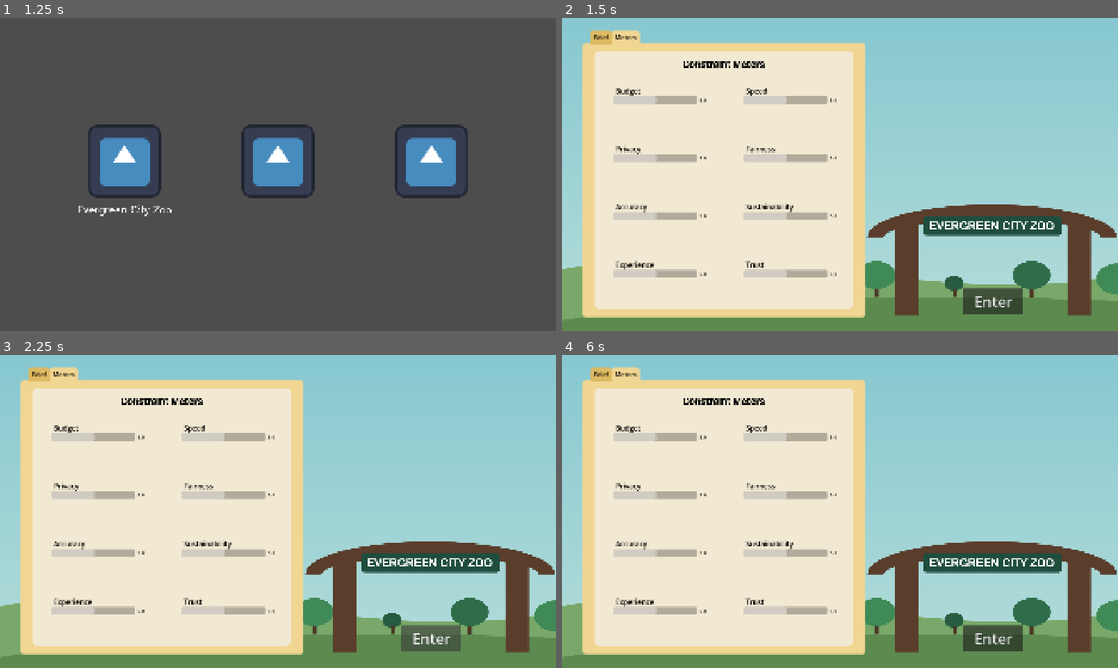
Above: before the commit, frames 1-4 (two rows, left to right).
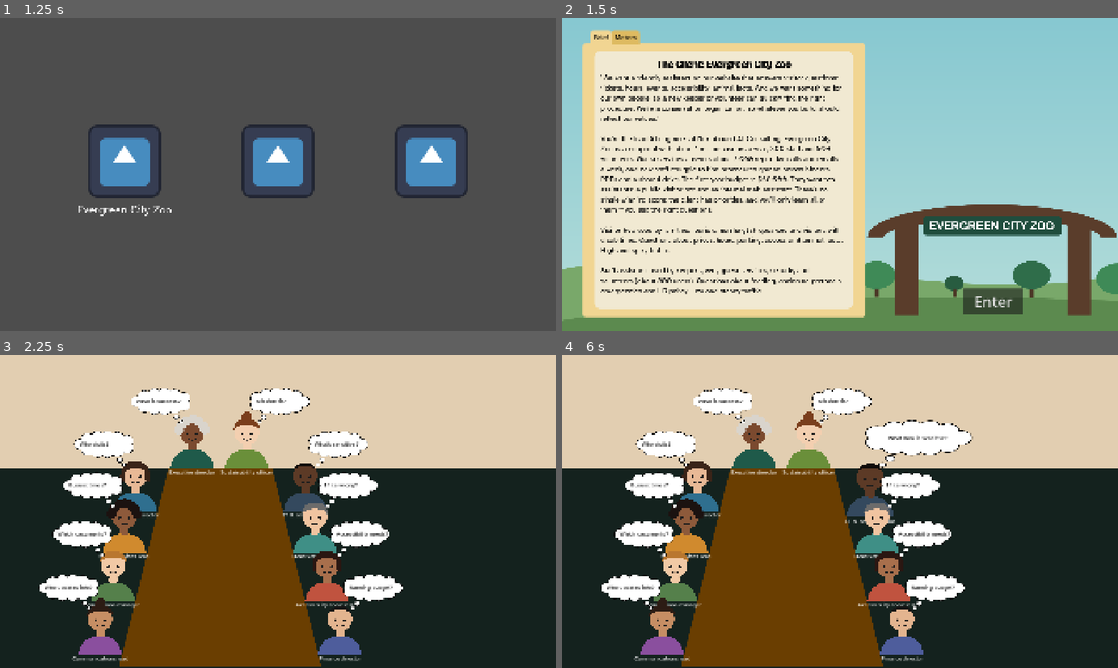
Above: after the commit, the same moments.

Repository: abbyhayd/AiArchitect
Game: Godot game, scene res://scenes/main.tscn
Same seed, same stepped clock (60 frames per second), same inputs: the game is played once before the commit and once after it. The engine's default icon, where the game draws it, is replaced by a stand-in: a white triangle on a blue panel in a dark square.
Inputs (mouse positions are in pixels of both pictures, inside the frame that each line leads up to):
- Up to frame 1 (1.25 s): click "Start" at 0.5 s
- Up to frame 2 (1.5 s): click "Evergreen City Zoo" at 1.25 s
- Up to frame 3 (2.25 s): click "Enter" at 2 s
- Up to frame 4 (6 s): click (995, 639) at 2.75 s, where only the run before the commit has a clickable "Enter"; click (995, 639) at 3.5 s, where only the run before the commit has a clickable "Enter"; tap Enter at 4.25, 5.75 s; move the mouse to (962, 495) at 4.27 s; tap Space at 5 s; move the mouse to (728, 527) at 5.02 s; move the mouse to (895, 442) at 5.77 s

Frame 1 is identical in both runs. In frame 2, 9.0% of the frame differs, in the area x 5-53%, y 3-94%; in frame 3, 99%, in the area x 0-100%, y 0-100%; in frame 4, 99%.

Commit message:
redesigned interview room

Diff:
--- a/data/zoo.json
+++ b/data/zoo.json
@@ -30,7 +30,7 @@
         "id": "q1",
         "name": "Marketing director",
         "role": "Marketing director",
-        "icon": "char_marketing_director",
+        "icon": "zoo_marketing_director",
         "shortQuestion": "Who visits?",
         "question": "Who are your visitors?",
         "answer": "About 30% of our visitors prefer Spanish, Mandarin or Vietnamese.",
@@ -47,7 +47,7 @@
         "id": "q2",
         "name": "Guest services lead",
         "role": "Guest services lead",
-        "icon": "char_guest_services_lead",
+        "icon": "zoo_guest_services_lead",
         "shortQuestion": "Busiest times?",
         "question": "What are your busiest times?",
         "answer": "Summer weekends. Traffic is about 8 times a normal weekday.",
@@ -64,7 +64,7 @@
         "id": "q3",
         "name": "Operations manager",
         "role": "Operations manager",
-        "icon": "char_operations_manager",
+        "icon": "zoo_operations_manager",
         "shortQuestion": "Which documents?",
         "question": "What documents would the assistant use?",
         "answer": "Website FAQs, plus animal-care manuals. Most manuals are scanned PDFs, many 3+ years old.",
@@ -81,7 +81,7 @@
         "id": "q4",
         "name": "Communications lead",
         "role": "Communications lead",
-        "icon": "char_communications_lead",
+        "icon": "zoo_communications_lead",
         "shortQuestion": "Who updates info?",
         "question": "Who keeps information up to date?",
         "answer": "Nobody owns that. Updates happen when someone notices.",
@@ -98,7 +98,7 @@
         "id": "q5",
         "name": "IT & security lead",
         "role": "IT & security lead",
-        "icon": "char_it_and_security_lead",
+        "icon": "zoo_it_and_security_lead",
         "shortQuestion": "What's sensitive?",
         "question": "What data is sensitive?",
         "answer": "Security schedules and HR files sit in the same shared drive as the public FAQs.",
@@ -115,7 +115,7 @@
         "id": "q6",
         "name": "Head veterinarian",
         "role": "Head veterinarian",
-        "icon": "char_head_veterinarian",
+        "icon": "zoo_head_veterinarian",
         "shortQuestion": "If it's wrong?",
         "question": "What happens if the assistant is wrong?",
         "answer": "An outdated feeding or medication protocol could harm an animal.",
@@ -132,7 +132,7 @@
         "id": "q7",
         "name": "Accessibility coordinator",
         "role": "Accessibility coordinator",
-        "icon": "char_accessibility_coordinator",
+        "icon": "zoo_accessibility_coordinator",
         "shortQuestion": "Accessibility needs?",
         "question": "Do you have accessibility requirements?",
         "answer": "Yes. The site must meet WCAG 2.1 AA: screen readers and plain language.",
@@ -149,7 +149,7 @@
         "id": "q8",
         "name": "Finance director",
         "role": "Finance director",
-        "icon": "char_finance_director",
+        "icon": "zoo_finance_director",
         "shortQuestion": "Running budget?",
         "question": "What is your real budget for running costs?",
         "answer": "The board caps ongoing costs at $1,500 a month after launch.",
@@ -166,7 +166,7 @@
         "id": "q9",
         "name": "Executive director",
         "role": "Executive director",
-        "icon": "char_executive_director",
+        "icon": "zoo_executive_director",
         "shortQuestion": "What is success?",
         "question": "How do you measure success?",
         "answer": "Fewer calls to guest services, happy visitors, and staff who actually use it.",
@@ -183,7 +183,7 @@
         "id": "q10",
         "name": "Sustainability officer",
         "role": "Sustainability officer",
-        "icon": "char_sustainability_officer",
+        "icon": "zoo_sustainability_officer",
         "shortQuestion": "Mission fit?",
         "question": "How does this fit your mission?",
         "answer": "We publicly report our carbon footprint. The board will ask about energy use.",
@@ -272,7 +272,7 @@
   ],
   "rooms": [
     {
-      "id": "lobby",
+      "id": "brief",
       "title": "Zoo Visitor Center",
       "kind": "brief",
       "scene": {
--- a/global/global.gd
+++ b/global/global.gd
@@ -2,6 +2,7 @@
 
 var current_scenario_data
 var current_scenario_meters = {}
+var current_stakeholder_amount = 0
 var scenario_paths = {
 	"EvergreenCityZoo" : "res://data/zoo.json"
 }
@@ -11,6 +12,7 @@
 		push_error("Scenario doesn't exist.")
 		return
 	current_scenario_data = load_json_file(scenario_paths[scenario_name])
+	current_stakeholder_amount = len(current_scenario_data["client"]["stakeholders"])
 	load_scenario_meters()
 
 func load_scenario_meters():
--- a/scenarios/evergreen_zoo/evergreen_zoo_scenario.gd
+++ /dev/null
@@ -1 +0,0 @@
-extends Node2D
--- a/scenarios/evergreen_zoo/evergreen_zoo_scenario.tscn
+++ b/scenarios/evergreen_zoo/evergreen_zoo_scenario.tscn
@@ -1,9 +1,7 @@
-[gd_scene format=3 uid="uid://dpeas87fowscy"]
+[gd_scene format=3 uid="uid://cv67sta56j57n"]
 
-[ext_resource type="Script" uid="uid://p06mnf7a7044" path="res://scenarios/evergreen_zoo/evergreen_zoo_scenario.gd" id="1_e5iai"]
 [ext_resource type="PackedScene" uid="uid://bi7cksln3ivsr" path="res://scenarios/evergreen_zoo/zoo_brief.tscn" id="2_qna34"]
 
 [node name="EvergreenZooScenario" type="Node2D" unique_id=87010496]
-script = ExtResource("1_e5iai")
 
 [node name="ZooBrief" parent="." unique_id=1384808575 instance=ExtResource("2_qna34")]
--- a/scenarios/evergreen_zoo/zoo_brief.gd
+++ b/scenarios/evergreen_zoo/zoo_brief.gd
@@ -1,6 +1,5 @@
 extends CanvasLayer
 
-@onready var meter_grid = $TabContainer/Meters/MetersPanel/GridContainer
 @export var meter_scene : PackedScene
 
 func _ready():
@@ -13,4 +12,8 @@
 	for meter in Global.current_scenario_meters:
 		var new_meter = meter_scene.instantiate()
 		new_meter.set_meter(meter, Global.current_scenario_meters[meter]["value"])
-		meter_grid.add_child(new_meter)
+		%MeterGrid.add_child(new_meter)
+
+
+func _on_enter_button_pressed():
+	get_tree().change_scene_to_file("res://scenarios/evergreen_zoo/zoo_interview.tscn")
--- a/scenarios/evergreen_zoo/zoo_brief.tscn
+++ b/scenarios/evergreen_zoo/zoo_brief.tscn
@@ -86,11 +86,10 @@
 theme_override_styles/tab_unselected = SubResource("StyleBoxFlat_ia4vg")
 theme_override_styles/tab_hovered = SubResource("StyleBoxFlat_c2vxt")
 theme_override_styles/tab_selected = SubResource("StyleBoxFlat_eltui")
-current_tab = 1
+current_tab = 0
 metadata/_edit_group_ = true
 
 [node name="Brief" type="CenterContainer" parent="TabContainer" unique_id=1552979803]
-visible = false
 layout_mode = 2
 metadata/_tab_index = 0
 
@@ -132,6 +131,7 @@
 autowrap_mode = 3
 
 [node name="Meters" type="CenterContainer" parent="TabContainer" unique_id=2070781685]
+visible = false
 layout_mode = 2
 metadata/_tab_index = 1
 
@@ -156,7 +156,8 @@
 theme_override_font_sizes/font_size = 35
 text = "Constraint Meters"
 
-[node name="GridContainer" type="GridContainer" parent="TabContainer/Meters/MetersPanel" unique_id=790497877]
+[node name="MeterGrid" type="GridContainer" parent="TabContainer/Meters/MetersPanel" unique_id=790497877]
+unique_name_in_owner = true
 layout_mode = 1
 anchors_preset = 14
 anchor_top = 0.5
@@ -172,10 +173,12 @@
 theme_override_constants/v_separation = 200
 columns = 2
 
-[node name="Button" type="Button" parent="." unique_id=1969876907]
+[node name="EnterButton" type="Button" parent="." unique_id=1969876907]
 offset_left = 1386.0
 offset_top = 933.0
 offset_right = 1594.0
 offset_bottom = 1023.0
 theme_override_font_sizes/font_size = 51
 text = "Enter"
+
+[connection signal="pressed" from="EnterButton" to="." method="_on_enter_button_pressed"]
--- /dev/null
+++ b/scenarios/evergreen_zoo/zoo_interview.gd
@@ -0,0 +1,25 @@
+extends CanvasLayer
+
+@export var stakeholder_scene : PackedScene
+
+func _ready():
+	load_stakeholders()
+
+func load_stakeholders():
+	var index = 0
+	for stakeholder in Global.current_scenario_data["client"]["stakeholders"]:
+		var new_stakeholder = stakeholder_scene.instantiate()
+		var stakeholder_parent = %StakeholderMarkers.get_children()[index]
+		if "Left" in stakeholder_parent.name:
+			new_stakeholder.flipped = true
+
+		new_stakeholder.initalize_stakeholder(
+			"res://scenarios/evergreen_zoo/assets/characters/%s.png" % stakeholder["icon"],
+			stakeholder["role"],
+			stakeholder["shortQuestion"],
+			stakeholder["question"],
+			stakeholder["answer"]
+			)
+		stakeholder_parent.add_child(new_stakeholder)
+		index += 1
+		#%Stakeholders.add_child(new_stakeholder)
--- /dev/null
+++ b/scenarios/evergreen_zoo/zoo_interview.tscn
@@ -0,0 +1,109 @@
+[gd_scene format=3 uid="uid://bx6rvlw3uo4lc"]
+
+[ext_resource type="Script" uid="uid://wsuicq4jhjib" path="res://scenarios/evergreen_zoo/zoo_interview.gd" id="1_gu1ni"]
+[ext_resource type="PackedScene" uid="uid://csyvr6lim4tk6" path="res://scenes/stakeholder.tscn" id="2_nmnsm"]
+[ext_resource type="Texture2D" uid="uid://l6l0s5yv5jmv" path="res://scenarios/evergreen_zoo/assets/table.png" id="4_2e1u4"]
+[ext_resource type="Texture2D" uid="uid://6a5hqbmcuapm" path="res://scenarios/evergreen_zoo/assets/scene assets/scene_2_meeting_room.png" id="11_17ugc"]
+
+[node name="ZooInterview" type="CanvasLayer" unique_id=183697564]
+script = ExtResource("1_gu1ni")
+stakeholder_scene = ExtResource("2_nmnsm")
+
+[node name="BG" type="Control" parent="." unique_id=735108757]
+layout_mode = 3
+anchors_preset = 15
+anchor_right = 1.0
+anchor_bottom = 1.0
+grow_horizontal = 2
+grow_vertical = 2
+
+[node name="ColorRect" type="ColorRect" parent="BG" unique_id=848894279]
+layout_mode = 1
+anchors_preset = 15
+anchor_right = 1.0
+anchor_bottom = 1.0
+grow_horizontal = 2
+grow_vertical = 2
+color = Color(0.078431375, 0.13333334, 0.11764706, 1)
+
+[node name="ColorRect2" type="ColorRect" parent="BG" unique_id=393524009]
+layout_mode = 0
+offset_right = 1928.0
+offset_bottom = 391.0
+color = Color(0.8862745, 0.80784315, 0.69411767, 1)
+
+[node name="BG_banner" type="TextureRect" parent="BG" unique_id=1553794790]
+visible = false
+layout_mode = 1
+anchors_preset = 14
+anchor_top = 0.5
+anchor_right = 1.0
+anchor_bottom = 0.5
+offset_left = -4.0
+offset_top = -540.0
+offset_right = -4.0
+offset_bottom = -152.0
+grow_horizontal = 2
+grow_vertical = 2
+texture = ExtResource("11_17ugc")
+expand_mode = 1
+
+[node name="Table" type="TextureRect" parent="BG" unique_id=1745863]
+layout_mode = 1
+anchors_preset = 7
+anchor_left = 0.5
+anchor_top = 1.0
+anchor_right = 0.5
+anchor_bottom = 1.0
+offset_left = -548.0
+offset_top = -687.0
+offset_right = 150.0
+offset_bottom = -4.0
+grow_horizontal = 2
+grow_vertical = 0
+texture = ExtResource("4_2e1u4")
+
+[node name="Stakeholders" type="GridContainer" parent="." unique_id=424602349]
+unique_name_in_owner = true
+custom_minimum_size = Vector2(200, 200)
+offset_left = 73.0
+offset_top = 494.0
+offset_right = 1978.0
+offset_bottom = 1166.0
+theme_override_constants/h_separation = 380
+theme_override_constants/v_separation = 350
+columns = 5
+
+[node name="StakeholderMarkers" type="Node2D" parent="." unique_id=1501144854]
+unique_name_in_owner = true
+position = Vector2(108, 0)
+
+[node name="Left4" type="Marker2D" parent="StakeholderMarkers" unique_id=1807359218]
+position = Vector2(360, 480)
+
+[node name="Left3" type="Marker2D" parent="StakeholderMarkers" unique_id=1852811897]
+position = Vector2(322, 622)
+
+[node name="Left2" type="Marker2D" parent="StakeholderMarkers" unique_id=827526782]
+position = Vector2(284, 790)
+
+[node name="Left1" type="Marker2D" parent="StakeholderMarkers" unique_id=715346683]
+position = Vector2(239, 975)
+
+[node name="Right4" type="Marker2D" parent="StakeholderMarkers" unique_id=360023732]
+position = Vector2(947, 480)
+
+[node name="Right3" type="Marker2D" parent="StakeholderMarkers" unique_id=1552446151]
+position = Vector2(981, 622)
+
+[node name="Right2" type="Marker2D" parent="StakeholderMarkers" unique_id=413829601]
+position = Vector2(1022, 790)
+
+[node name="Right1" type="Marker2D" parent="StakeholderMarkers" unique_id=1084465746]
+position = Vector2(1067, 975)
+
+[node name="TopLeft" type="Marker2D" parent="StakeholderMarkers" unique_id=340874029]
+position = Vector2(556, 332)
+
+[node name="TopRight" type="Marker2D" parent="StakeholderMarkers" unique_id=1626919143]
+position = Vector2(745, 332)
--- a/scenes/scenario_select.gd
+++ b/scenes/scenario_select.gd
@@ -2,4 +2,4 @@
 
 func _on_evergreen_zoo_button_pressed():
 	Global.load_scenario("EvergreenCityZoo")
-	get_tree().change_scene_to_file("res://scenarios/evergreen_zoo/evergreen_zoo_scenario.tscn")
+	get_tree().change_scene_to_file("res://scenarios/evergreen_zoo/zoo_brief.tscn")
--- /dev/null
+++ b/scenes/stakeholder.gd
@@ -0,0 +1,40 @@
+extends Control
+
+var tween : Tween
+var flipped #true means on left side
+
+func _ready():
+	pivot_offset = size / 2
+	if flipped:
+		%IdleBubble.position.x =(%Picture.position.x * 2.0) - %IdleBubble.position.x
+		%IdleBubble.flip_h = true
+
+		%HoverBubble.position.x =(%Picture.position.x * 2.0) - %HoverBubble.position.x - %HoverBubble.size.x/2
+		%HoverBubble.flip_h = true
+
+		%AnswerBubble.position.x =(%Picture.position.x * 2.0) - %AnswerBubble.position.x
+		%AnswerBubble.flip_h = true
+
+func initalize_stakeholder(picture_path, title, short_q, long_q, ans):
+	%Picture.texture = load(picture_path)
+	%Title.text = title
+	%IdleText.text = short_q
+	%HoverText.text = long_q
+	%AnswerText.text = ans
+
+func _on_mouse_entered():
+	%IdleBubble.visible = false
+	%HoverBubble.visible = true
+	reset_tween()
+	tween.tween_property(%Picture, "scale", Vector2(1.1, 1.1), 0.05)
+
+func _on_mouse_exited():
+	%IdleBubble.visible = true
+	%HoverBubble.visible = false
+	reset_tween()
+	tween.tween_property(%Picture, "scale", Vector2.ONE, 0.05)
+
+func reset_tween():
+	if tween:
+		tween.kill()
+	tween = create_tween()
--- /dev/null
+++ b/scenes/stakeholder.tscn
@@ -0,0 +1,125 @@
+[gd_scene format=3 uid="uid://csyvr6lim4tk6"]
+
+[ext_resource type="Script" uid="uid://3css6bj2mq3x" path="res://scenes/stakeholder.gd" id="1_eu37v"]
+[ext_resource type="Texture2D" uid="uid://qqfapg0ri8if" path="res://scenarios/evergreen_zoo/assets/characters/zoo_marketing_director.png" id="1_jvuh4"]
+[ext_resource type="Texture2D" uid="uid://cuhyaksgieh0j" path="res://ui/bubbles-sheet.svg" id="2_vlblx"]
+[ext_resource type="FontFile" uid="uid://bb1owdiwhbq5p" path="res://ui/fonts/AtkinsonHyperlegible-Regular.ttf" id="3_o8m6y"]
+
+[sub_resource type="AtlasTexture" id="AtlasTexture_2cl6o"]
+atlas = ExtResource("2_vlblx")
+region = Rect2(683.1167, 734.45734, 332.68506, 231.50769)
+
+[sub_resource type="AtlasTexture" id="AtlasTexture_ly126"]
+atlas = ExtResource("2_vlblx")
+region = Rect2(458.63757, 12.544991, 269.81818, 149.81818)
+
+[node name="Stakeholder" type="Control" unique_id=1972916353]
+layout_mode = 3
+anchors_preset = 0
+script = ExtResource("1_eu37v")
+
+[node name="Picture" type="TextureRect" parent="." unique_id=1394330940]
+unique_name_in_owner = true
+custom_minimum_size = Vector2(200, 200)
+custom_maximum_size = Vector2(200, 200)
+layout_mode = 0
+offset_left = -101.0
+offset_top = -140.0
+offset_right = 99.0
+offset_bottom = 60.0
+texture = ExtResource("1_jvuh4")
+expand_mode = 1
+
+[node name="Title" type="Label" parent="Picture" unique_id=1503784910]
+unique_name_in_owner = true
+layout_mode = 1
+anchors_preset = 14
+anchor_top = 0.5
+anchor_right = 1.0
+anchor_bottom = 0.5
+offset_top = 100.0
+offset_bottom = 125.0
+grow_horizontal = 2
+grow_vertical = 2
+theme_override_fonts/font = ExtResource("3_o8m6y")
+theme_override_font_sizes/font_size = 20
+text = "Marketing Director"
+horizontal_alignment = 1
+vertical_alignment = 1
+
+[node name="IdleBubble" type="TextureRect" parent="." unique_id=1696125924]
+unique_name_in_owner = true
+layout_mode = 0
+offset_left = 11.0
+offset_top = -218.0
+offset_right = 217.0
+offset_bottom = -94.0
+texture = SubResource("AtlasTexture_2cl6o")
+expand_mode = 1
+
+[node name="IdleText" type="Label" parent="IdleBubble" unique_id=108115794]
+unique_name_in_owner = true
+layout_mode = 0
+offset_left = 20.0
+offset_top = 33.0
+offset_right = 60.0
+offset_bottom = 58.0
+theme_override_colors/font_color = Color(0, 0, 0, 1)
+theme_override_fonts/font = ExtResource("3_o8m6y")
+theme_override_font_sizes/font_size = 20
+text = "idle"
+horizontal_alignment = 1
+vertical_alignment = 1
+
+[node name="HoverBubble" type="TextureRect" parent="." unique_id=1799864268]
+unique_name_in_owner = true
+visible = false
+layout_mode = 0
+offset_left = -7.0
+offset_top = -255.0
+offset_right = 363.0
+offset_bottom = -92.0
+texture = SubResource("AtlasTexture_2cl6o")
+expand_mode = 1
+
+[node name="HoverText" type="Label" parent="HoverBubble" unique_id=1706871061]
+unique_name_in_owner = true
+custom_maximum_size = Vector2(300, 10000)
+layout_mode = 0
+offset_left = 31.0
+offset_top = 36.0
+offset_right = 331.0
+offset_bottom = 89.0
+theme_override_colors/font_color = Color(0, 0, 0, 1)
+theme_override_fonts/font = ExtResource("3_o8m6y")
+theme_override_font_sizes/font_size = 20
+text = "What documents would the assistant use?"
+horizontal_alignment = 1
+vertical_alignment = 1
+autowrap_mode = 3
+
+[node name="AnswerBubble" type="TextureRect" parent="." unique_id=530269654]
+unique_name_in_owner = true
+visible = false
+custom_maximum_size = Vector2(300, 150)
+layout_mode = 0
+offset_left = 16.0
+offset_top = -241.0
+offset_right = 285.0
+offset_bottom = -92.0
+texture = SubResource("AtlasTexture_ly126")
+
+[node name="AnswerText" type="Label" parent="AnswerBubble" unique_id=1236684967]
+unique_name_in_owner = true
+layout_mode = 0
+offset_left = 11.0
+offset_top = 12.0
+offset_right = 267.0
+offset_bottom = 64.0
+theme_override_colors/font_color = Color(0, 0, 0, 1)
+theme_override_fonts/font = ExtResource("3_o8m6y")
+theme_override_font_sizes/font_size = 20
+autowrap_mode = 3
+
+[connection signal="mouse_entered" from="." to="." method="_on_mouse_entered"]
+[connection signal="mouse_exited" from="." to="." method="_on_mouse_exited"]
Renamed: scenarios/evergreen_zoo/assets/characters/07_accessibility_coordinator.png -> scenarios/evergreen_zoo/assets/characters/zoo_accessibility_coordinator.png
Not shown, changed: scenarios/evergreen_zoo/assets/characters/zoo_accessibility_coordinator.png.import
Renamed: scenarios/evergreen_zoo/assets/characters/04_communications_lead.png -> scenarios/evergreen_zoo/assets/characters/zoo_communications_lead.png
Not shown, changed: scenarios/evergreen_zoo/assets/characters/zoo_communications_lead.png.import
Renamed: scenarios/evergreen_zoo/assets/characters/09_executive_director.png -> scenarios/evergreen_zoo/assets/characters/zoo_executive_director.png
Not shown, changed: scenarios/evergreen_zoo/assets/characters/zoo_executive_director.png.import
Renamed: scenarios/evergreen_zoo/assets/characters/08_finance_director.png -> scenarios/evergreen_zoo/assets/characters/zoo_finance_director.png
Not shown, changed: scenarios/evergreen_zoo/assets/characters/zoo_finance_director.png.import
Renamed: scenarios/evergreen_zoo/assets/characters/02_guest_services_lead.png -> scenarios/evergreen_zoo/assets/characters/zoo_guest_services_lead.png
Not shown, added: scenarios/evergreen_zoo/assets/characters/zoo_guest_services_lead.png.import
Renamed: scenarios/evergreen_zoo/assets/characters/06_head_veterinarian.png -> scenarios/evergreen_zoo/assets/characters/zoo_head_veterinarian.png
Not shown, changed: scenarios/evergreen_zoo/assets/characters/zoo_head_veterinarian.png.import
(and 13 more such lines)
